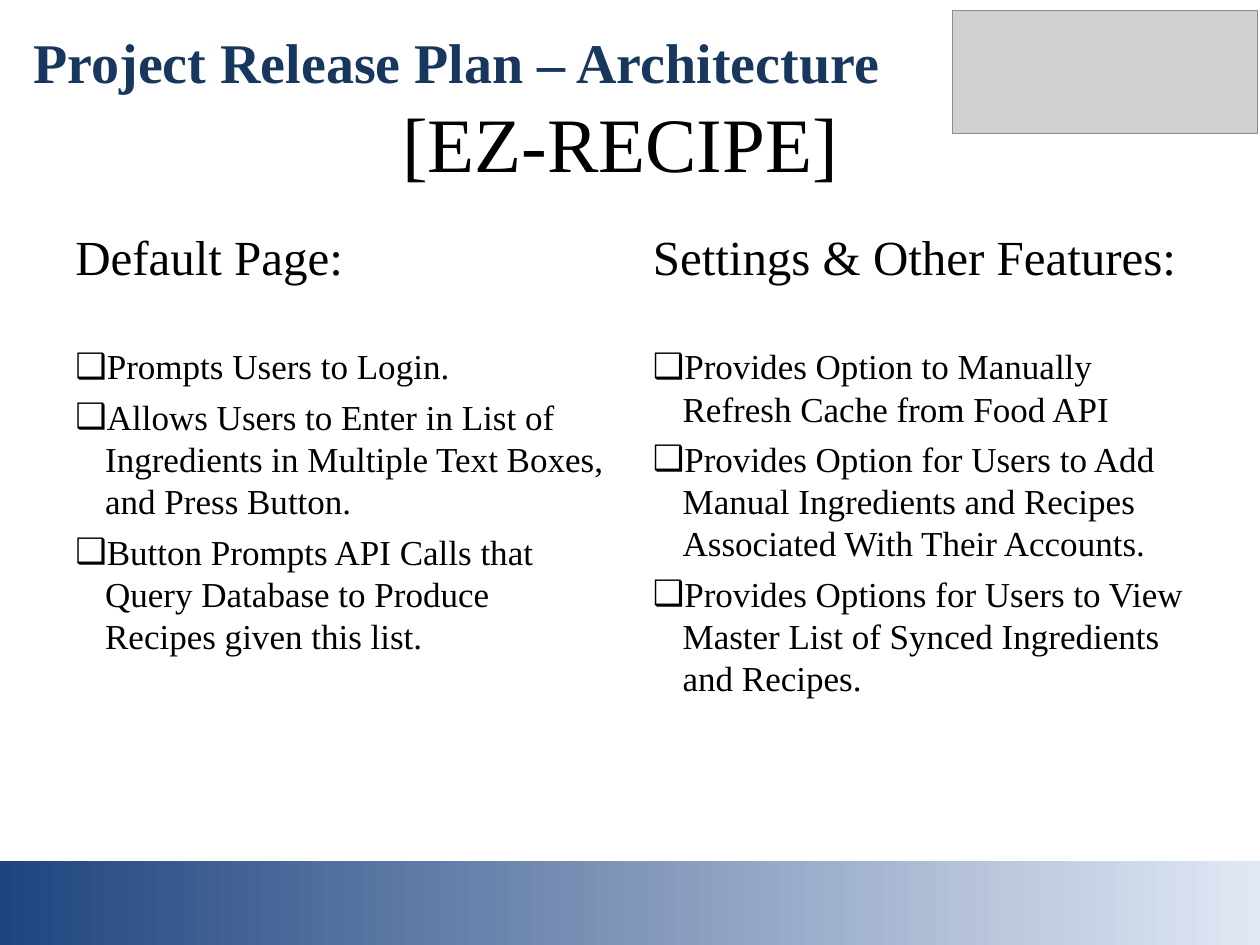
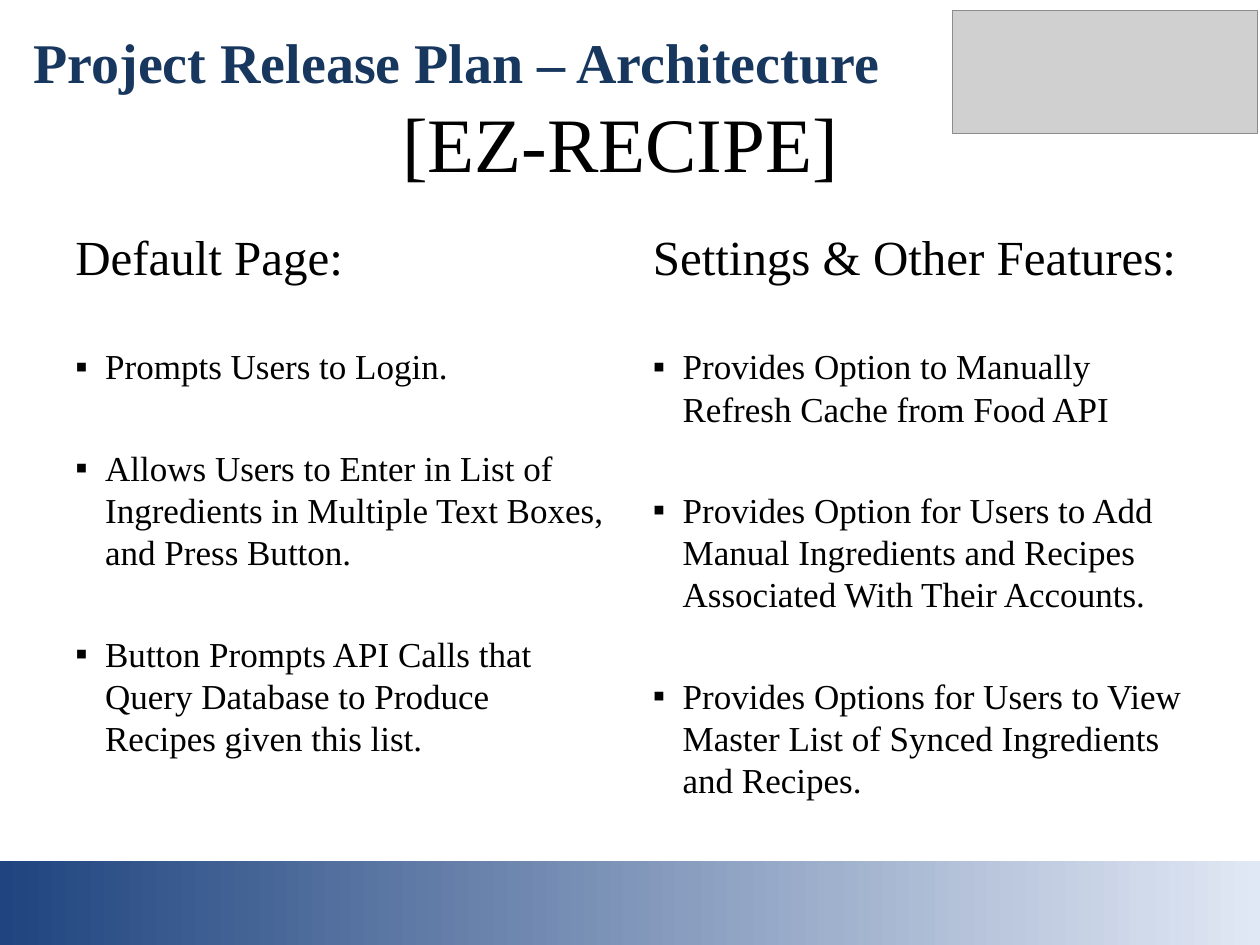
Before and after one commit to ddiannak/ezrecipe, a slide deck: slide 8 of EZ_Recipe.ppt. Drawn at 1260x945 pixels with LibreOffice and Linux fonts; fonts in the diff are those of the drawing; grey boxes stand for pictures. Boxes give left, top, right and bottom in pixels: in the first picture for what was removed or moved away, otherwise in the second. Text is boxed around its words. In the diff, an @@ line names an element or a change of style, - is before the commit and + after.

```diff
--- a/EZ_Recipe.ppt
+++ b/EZ_Recipe.ppt
@@ text at box(105, 356, 603, 758): bullet ❑ to ▪ @@
@@ text at box(683, 354, 1181, 800): bullet ❑ to ▪ @@
```
Also in this commit, not shown: 6 other slides changed.
